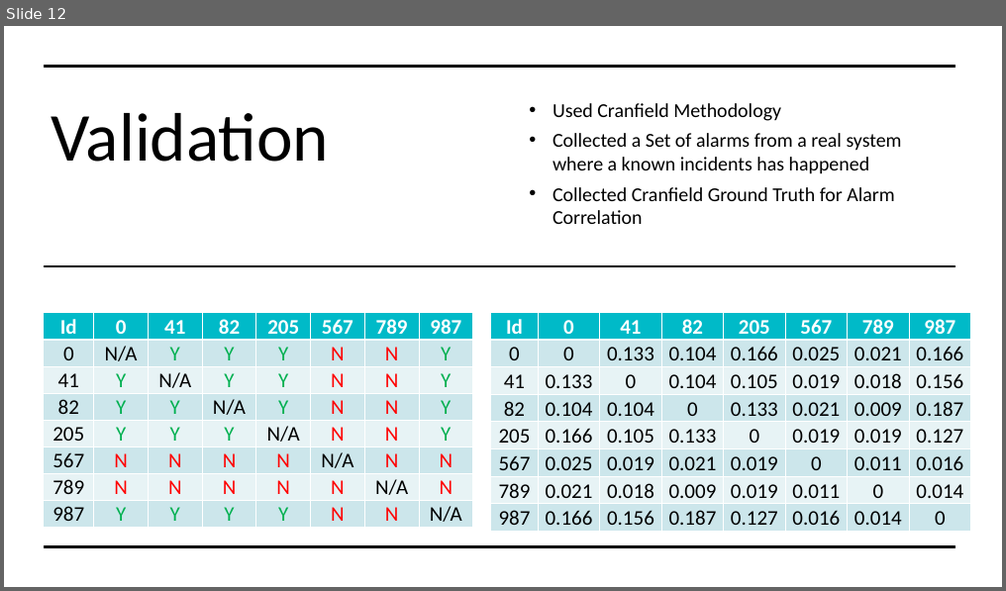
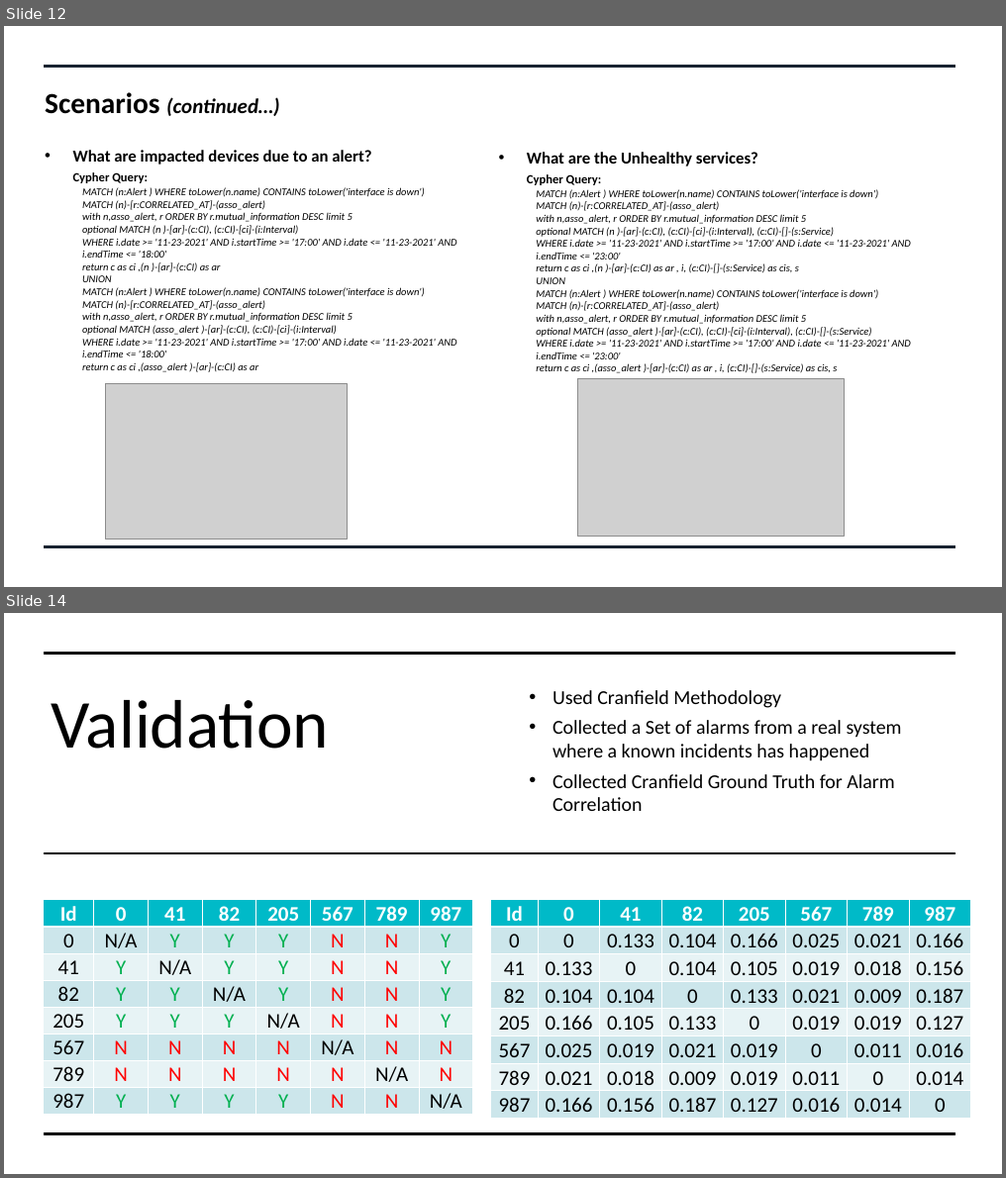
Before and after one commit to swatinanda/CS410-Fall2021-TeamAlpha, a slide deck: Team_Alpha_Presentation.pptx. Shown one above the other, each under a label of ours: slide 12 before the commit, slides 12 and 14 after it; the slides between them are not shown. The pictures are 1006x591 and 1006x1178 pixels, drawn with LibreOffice and Linux fonts; fonts in the diff are those of the drawing; grey boxes stand for pictures. Boxes give left, top, right and bottom in pixels: in the first picture for what was removed or moved away, otherwise in the second. Text is boxed around its words. In the diff, an @@ line names an element or a change of style, - is before the commit and + after.

```diff
--- a/Team_Alpha_Presentation.pptx
+++ b/Team_Alpha_Presentation.pptx
@@ slide 12 added at (4, 26, 1002, 587), background #FFFFFF @@
@@ line added from (44, 67) to (956, 67), #182230 2.25 pt @@
@@ text added at (45, 92, 279, 116), 20 pt, text #000000, bold, italic @@
+Scenarios (continued…)
@@ text added at (73, 150, 456, 372), 10 pt, text #000000, italic @@
+• What are impacted devices due to an alert?
+  Cypher Query:
+  MATCH (n:Alert ) WHERE toLower(n.name) CONTAINS toLower('interface is down')
+  MATCH (n)-[r:CORRELATED_AT]-(asso_alert)
+  with n,asso_alert, r ORDER BY r.mutual_information DESC limit 5
+  optional MATCH (n )-[ar]-(c:CI), (c:CI)-[ci]-(i:Interval)
+  WHERE i.date >= '11-23-2021' AND i.startTime >= '17:00' AND i.date <= '11-23-2021' AND i.endTime <= '18:00'
+  return c as ci ,(n )-[ar]-(c:CI) as ar
+  UNION
+  MATCH (n:Alert ) WHERE toLower(n.name) CONTAINS toLower('interface is down')
+  MATCH (n)-[r:CORRELATED_AT]-(asso_alert)
+  with n,asso_alert, r ORDER BY r.mutual_information DESC limit 5
+  optional MATCH (asso_alert )-[ar]-(c:CI), (c:CI)-[ci]-(i:Interval)
+  WHERE i.date >= '11-23-2021' AND i.startTime >= '17:00' AND i.date <= '11-23-2021' AND i.endTime <= '18:00'
+  return c as ci ,(asso_alert )-[ar]-(c:CI) as ar
@@ text added at (527, 152, 911, 373), 10 pt, text #000000, italic @@
+• What are the Unhealthy services?
+  Cypher Query:
+  MATCH (n:Alert ) WHERE toLower(n.name) CONTAINS toLower('interface is down')
+  MATCH (n)-[r:CORRELATED_AT]-(asso_alert)
+  with n,asso_alert, r ORDER BY r.mutual_information DESC limit 5
+  optional MATCH (n )-[ar]-(c:CI), (c:CI)-[ci]-(i:Interval), (c:CI)-[]-(s:Service)
+  WHERE i.date >= '11-23-2021' AND i.startTime >= '17:00' AND i.date <= '11-23-2021' AND i.endTime <= '23:00'
+  return c as ci ,(n )-[ar]-(c:CI) as ar , i, (c:CI)-[]-(s:Service) as cis, s
+  UNION
+  MATCH (n:Alert ) WHERE toLower(n.name) CONTAINS toLower('interface is down')
+  MATCH (n)-[r:CORRELATED_AT]-(asso_alert)
+  with n,asso_alert, r ORDER BY r.mutual_information DESC limit 5
+  optional MATCH (asso_alert )-[ar]-(c:CI), (c:CI)-[ci]-(i:Interval), (c:CI)-[]-(s:Service)
+  WHERE i.date >= '11-23-2021' AND i.startTime >= '17:00' AND i.date <= '11-23-2021' AND i.endTime <= '23:00'
+  return c as ci ,(asso_alert )-[ar]-(c:CI) as ar , i, (c:CI)-[]-(s:Service) as cis, s
@@ picture added at (577, 378, 844, 537) @@
@@ picture added at (106, 383, 347, 540) @@
@@ line added from (44, 547) to (956, 547), #182230 2.25 pt @@
@@ what was slide 12 is now slide 14 @@
```
Also in this commit, not shown: 6 slides changed, 1 other slide added.
